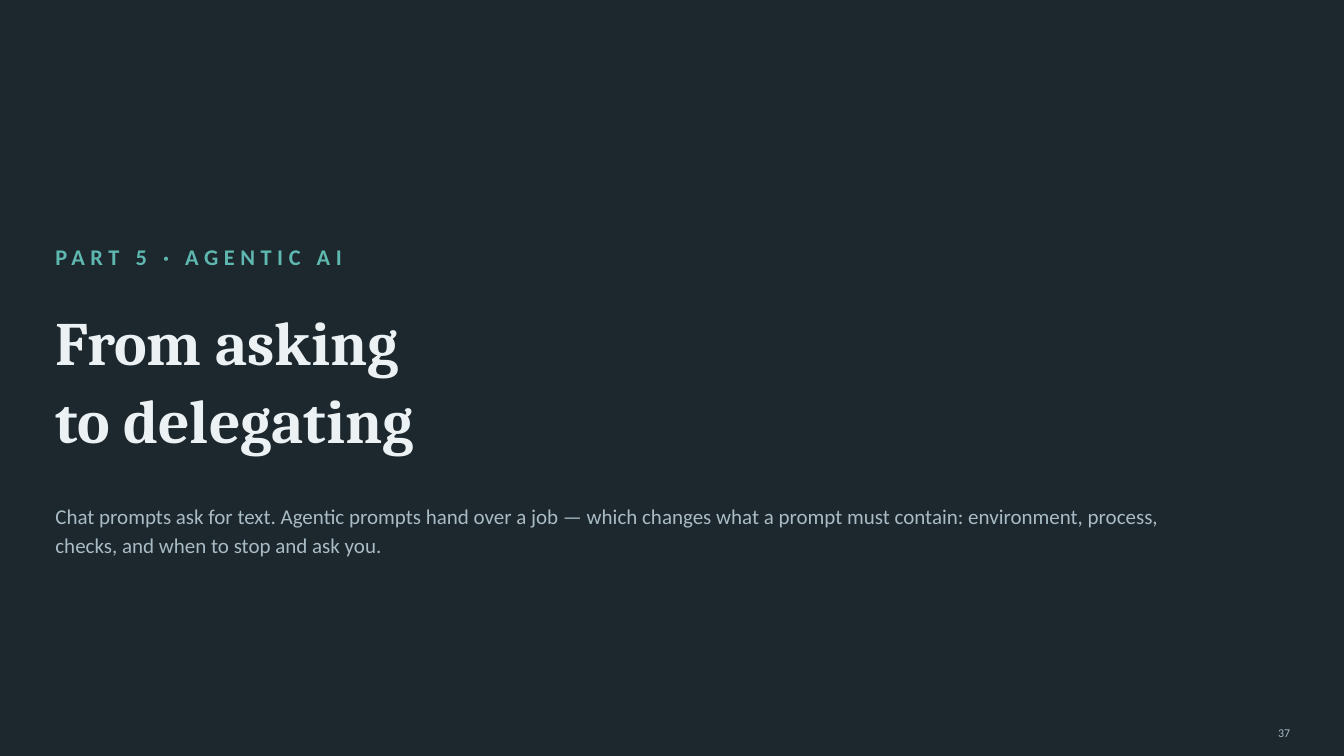
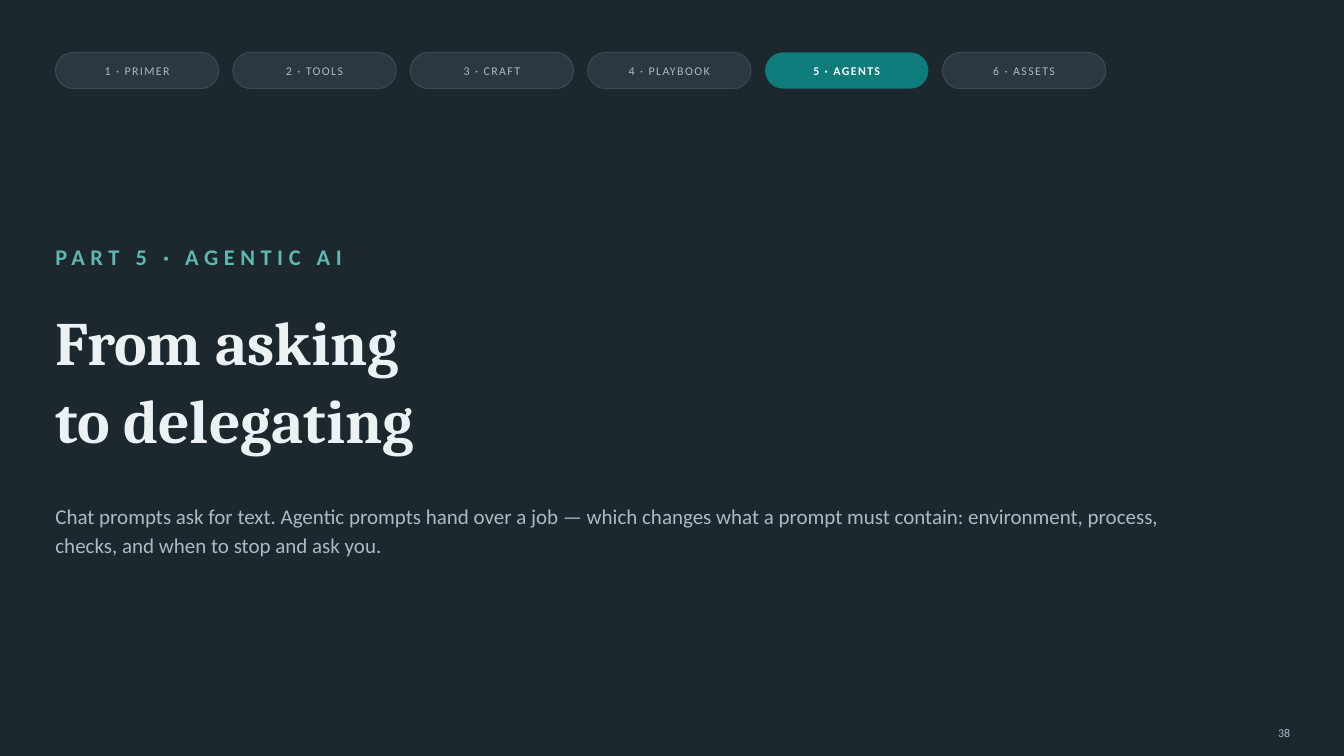
Before and after one commit to naviero1/Claude-Works, a slide deck: slide 38 of ai-training-prompt-engineering/deliverables/From_Prompts_to_Agents_Training.pptx (slide 37 before the commit). Drawn at 1344x756 pixels with LibreOffice and Linux fonts; fonts in the diff are those of the drawing. Boxes give left, top, right and bottom in pixels: in the first picture for what was removed or moved away, otherwise in the second. Text is boxed around its words. In the diff, an @@ line names an element or a change of style, - is before the commit and + after.

```diff
--- a/ai-training-prompt-engineering/deliverables/From_Prompts_to_Agents_Training.pptx
+++ b/ai-training-prompt-engineering/deliverables/From_Prompts_to_Agents_Training.pptx
@@ rounded rectangle added at [55,52,219,89], fill #2A3842, outline #3A4A55 0.75 pt @@
@@ rounded rectangle added at [233,52,396,89], fill #2A3842, outline #3A4A55 0.75 pt @@
@@ rounded rectangle added at [410,52,574,89], fill #2A3842, outline #3A4A55 0.75 pt @@
@@ rounded rectangle added at [588,52,751,89], fill #2A3842, outline #3A4A55 0.75 pt @@
@@ rounded rectangle added at [765,52,929,89], fill #0E7C7B @@
@@ rounded rectangle added at [943,52,1106,89], fill #2A3842, outline #3A4A55 0.75 pt @@
@@ text added at [105,67,170,75], 8.5 pt, text #A9BBC4 @@
+1 · PRIMER
@@ text added at [286,67,292,75], 8.5 pt, text #A9BBC4 @@
+2 · TOOLS
@@ text added at [464,67,521,75], 8.5 pt, text #A9BBC4 @@
+3 · CRAFT
@@ text added at [629,67,635,75], 8.5 pt, text #A9BBC4 @@
+4 · PLAYBOOK
@@ text added at [813,67,880,75], 8.5 pt, text #FFFFFF, bold @@
+5 · AGENTS
@@ text added at [993,67,1055,75], 8.5 pt, text #A9BBC4 @@
+6 · ASSETS
@@ text at [1278,729,1290,737]: text changed @@
-37
+38
```
Also in this commit, not shown: 38 other slides changed, 1 slide added, 10 other files.
